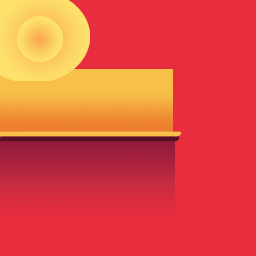
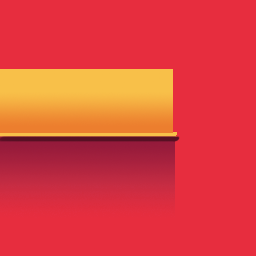
Layered file, before and after one edit (w=256, h=256). Changes by layer:
hid "Calque 3" over [left=0, top=0, right=182, bottom=136]
painted on "Calque 2" over [left=0, top=132, right=177, bottom=136]
